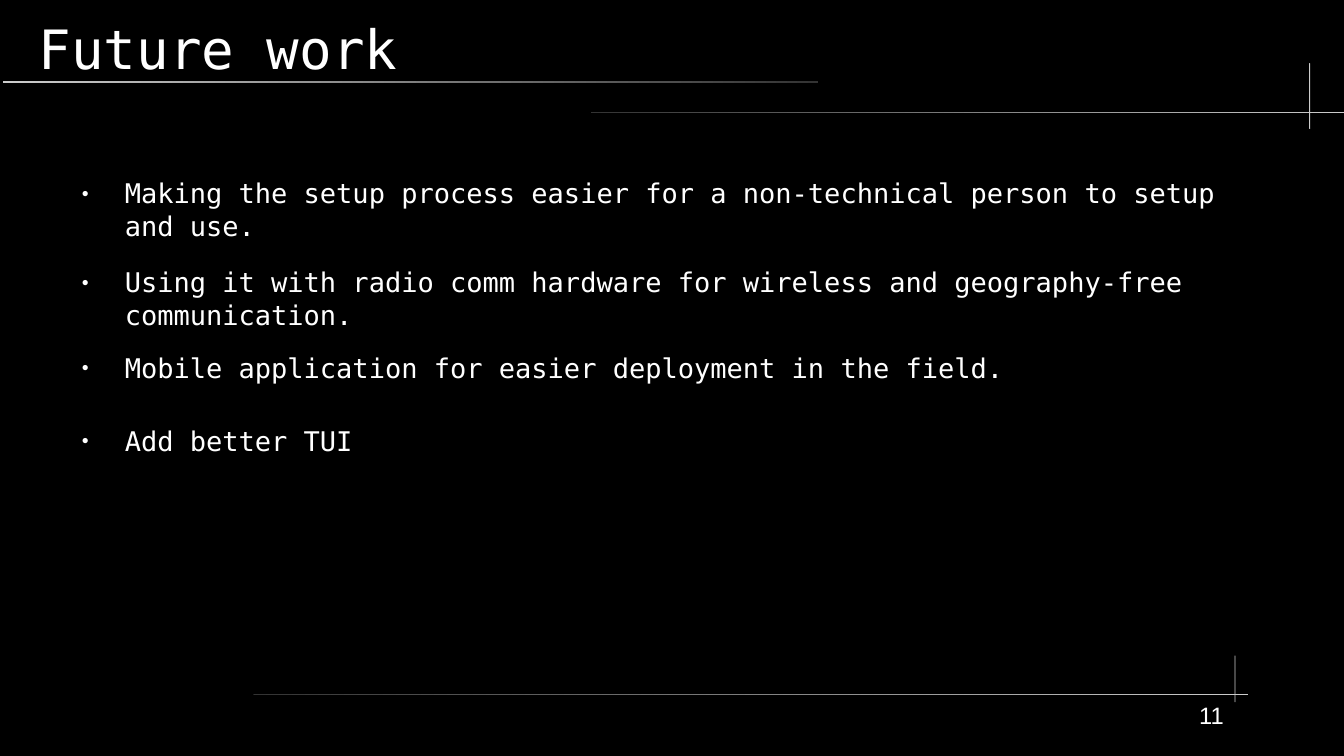
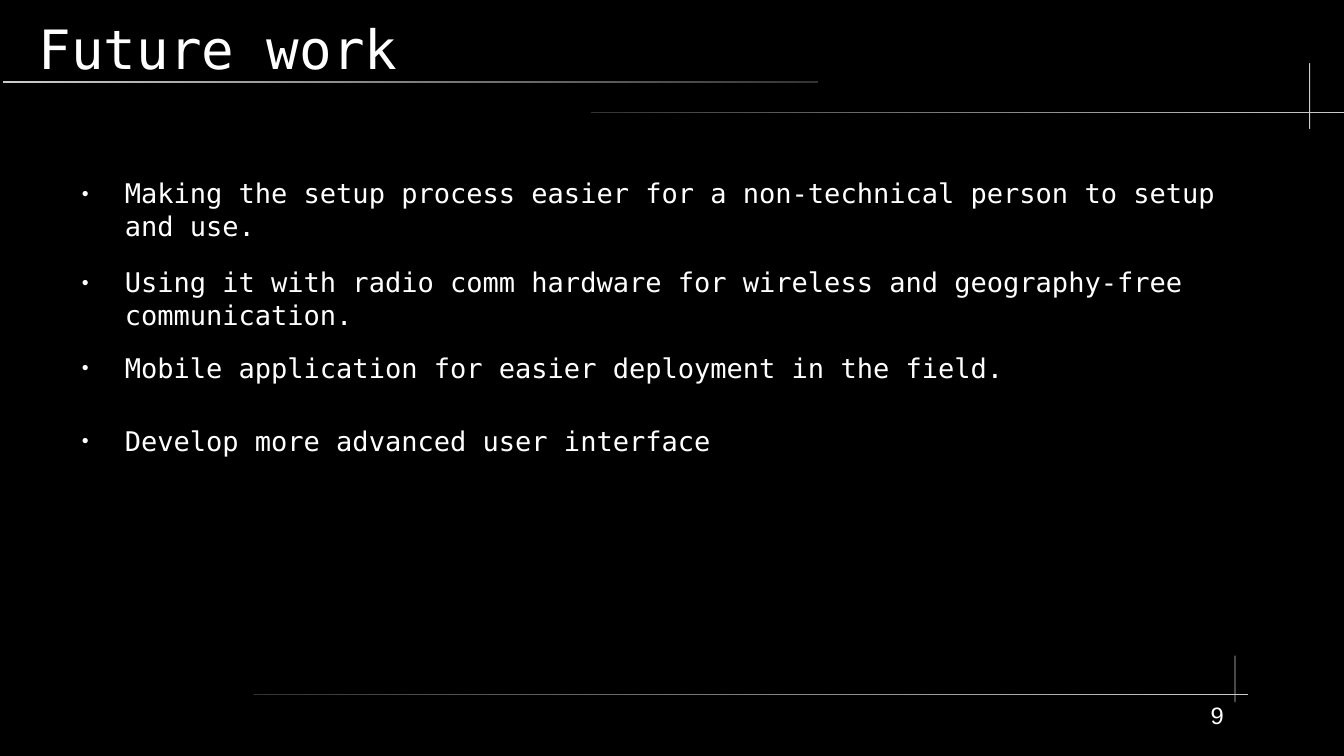
Before and after one commit to shinymonitor/hackyeah, a slide deck: slide 9 of presentation.odp (slide 11 before the commit). Drawn at 1344x756 pixels with LibreOffice and Linux fonts; fonts in the diff are those of the drawing. Boxes give left, top, right and bottom in pixels: in the first picture for what was removed or moved away, otherwise in the second. Text is boxed around its words. In the diff, an @@ line names an element or a change of style, - is before the commit and + after.

```diff
--- a/presentation.odp
+++ b/presentation.odp
@@ text at (125,430,710,456): text changed @@
-● Add better TUI
+● Develop more advanced user interface
@@ page number at (1211,707,1224,725): text changed @@
-11
+9
```
Also in this commit, not shown: 1 other slide changed, 2 slides removed, 7 other files.
